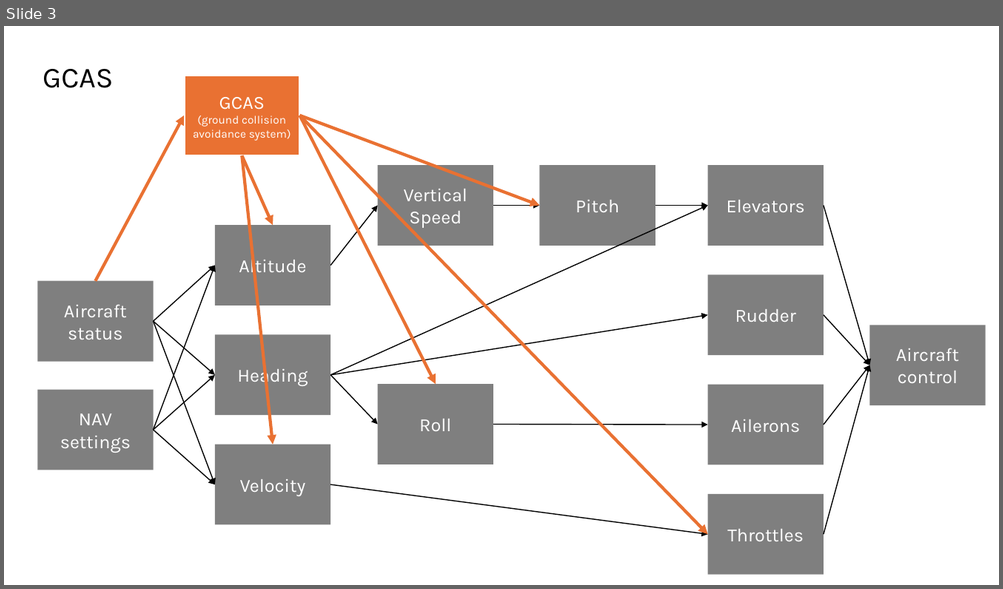
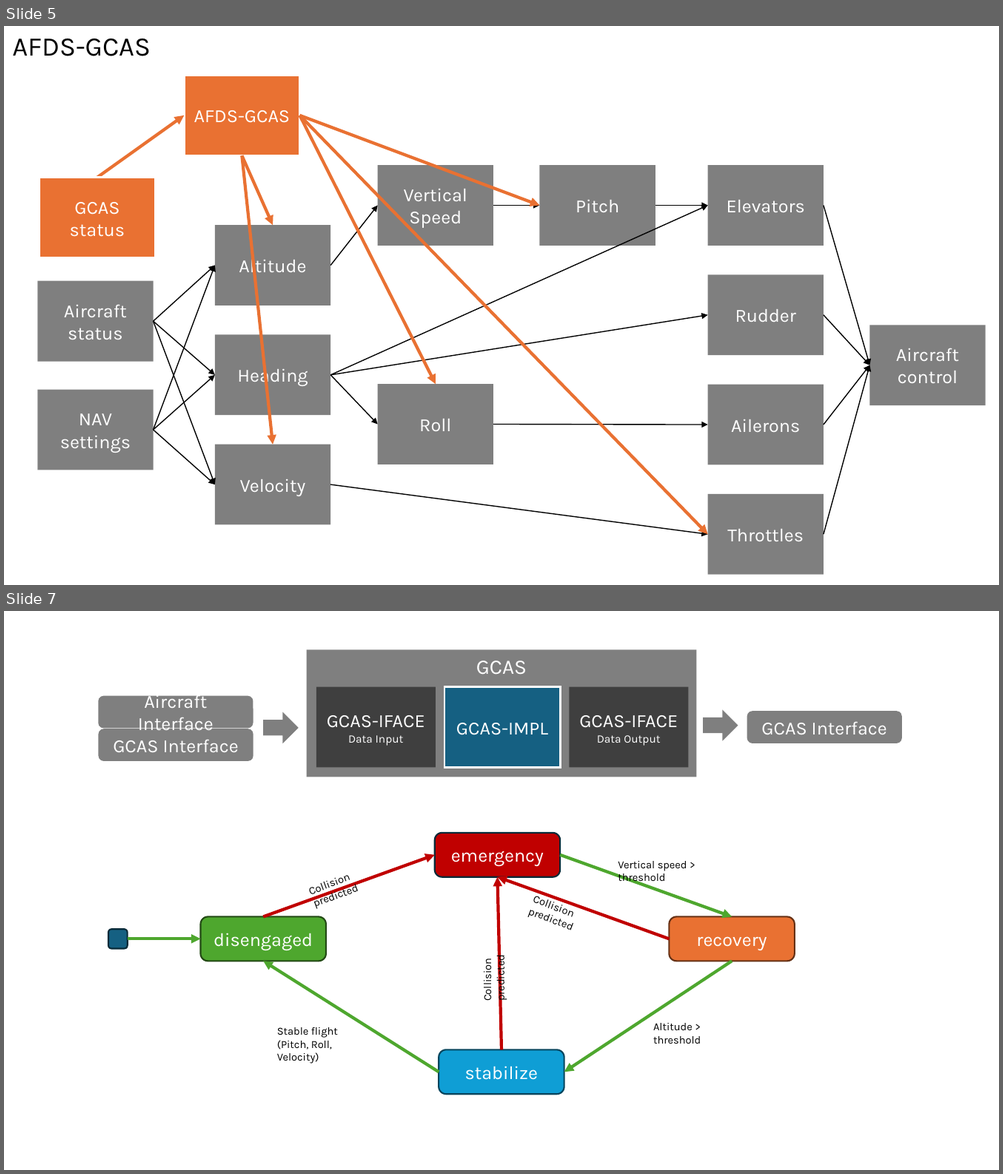
Before and after one commit to toastfr35/Autopilot, a slide deck: Documentation/application.pptx. Shown one above the other, each under a label of ours: slide 3 before the commit, slides 5 and 7 after it; the slides between them are not shown. The pictures are 1003x589 and 1003x1174 pixels, drawn with LibreOffice and Linux fonts; fonts in the diff are those of the drawing. Boxes give left, top, right and bottom in pixels: in the first picture for what was removed or moved away, otherwise in the second. Text is boxed around its words. In the diff, an @@ line names an element or a change of style, - is before the commit and + after.

```diff
--- a/Documentation/application.pptx
+++ b/Documentation/application.pptx
@@ slide 7 added at [4,611,999,1170], background #FFFFFF @@
@@ rectangle added at [306,649,696,777], fill #000000 at 50% opacity, 20 pt, text #FFFFFF @@
+GCAS
@@ rounded rectangle added at [98,696,253,728], fill #000000 at 50% opacity, 18 pt, text #FFFFFF @@
+Aircraft Interface
@@ rectangle added at [316,687,435,768], fill #000000 at 50% opacity, 18 pt, text #FFFFFF @@
+GCAS-IFACE
+Data Input
@@ rectangle added at [444,687,560,768], fill #156082, outline #FFFFFF 2 pt, 18 pt, text #FFFFFF @@
+GCAS-IMPL
@@ rectangle added at [569,687,688,768], fill #000000 at 50% opacity, 18 pt, text #FFFFFF @@
+GCAS-IFACE
+Data Output
@@ right arrow added at [263,712,298,743], fill #000000 at 50% opacity @@
@@ right arrow added at [703,709,738,741], fill #000000 at 50% opacity @@
@@ rounded rectangle added at [747,711,902,743], fill #000000 at 50% opacity, 18 pt, text #FFFFFF @@
+GCAS Interface
@@ rounded rectangle added at [98,729,253,761], fill #000000 at 50% opacity, 18 pt, text #FFFFFF @@
+GCAS Interface
@@ rounded rectangle added at [435,832,560,877], fill #C00000, outline #092A39 1.5 pt, 18 pt, text #FFFFFF @@
+emergency
@@ text added at [299,848,404,904], 10.5 pt, text #000000 @@
+Collision predicted
@@ arrow added from (263, 917) to (435, 855), #C00000 3 pt @@
@@ arrow added from (560, 855) to (731, 917), #4EA72E 3 pt @@
@@ text added at [617,861,687,885], 10.5 pt, text #000000 @@
+Vertical speed > threshold
@@ arrow added from (669, 940) to (497, 877), #C00000 3 pt @@
@@ arrow added from (502, 1051) to (497, 877), #C00000 3 pt @@
@@ text added at [523,886,628,943], 10.5 pt, text #000000 @@
+Collision predicted
@@ rounded rectangle added at [200,917,326,961], fill #4EA72E, outline #224914 1.5 pt, 18 pt, text #FFFFFF @@
+disengaged
@@ rounded rectangle added at [669,917,794,961], fill #E97132, outline #663216 1.5 pt, 18 pt, text #FFFFFF @@
+recovery
@@ rounded rectangle added at [108,930,128,949], fill #156082, outline #092A39 1.5 pt @@
@@ arrow added from (127, 940) to (200, 940), #4EA72E 3 pt @@
@@ arrow added from (439, 1072) to (263, 962), #4EA72E 3 pt @@
@@ text added at [480,959,507,1001], 10.5 pt, text #000000 @@
+Collision predicted
@@ arrow added from (731, 962) to (564, 1072), #4EA72E 3 pt @@
@@ text added at [277,1028,338,1064], 10.5 pt, text #000000 @@
+Stable flight
+(Pitch, Roll, Velocity)
@@ text added at [653,1023,700,1044], 10.5 pt, text #000000 @@
+Altitude > threshold
@@ rounded rectangle added at [439,1051,564,1094], fill #0F9ED5, outline #07455D 1.5 pt, 18 pt, text #FFFFFF @@
+stabilize
@@ what was slide 3 is now slide 5 @@
@@ slide 5 changed as well @@
@@ text at [12,39,151,56]: text changed; size 28 to 25.9 pt @@
-GCAS
+AFDS-GCAS
@@ text in rectangle at [194,110,290,123]: text changed; size 11 to 18 pt @@
-GCAS
-(ground collision avoidance system)
+AFDS-GCAS
@@ arrow moved from (95, 281) - (184, 116) to (97, 178) - (184, 116) @@
@@ rectangle added at [39,178,155,258], fill #E97132, outline #FFFFFF 2 pt, 18 pt, text #FFFFFF @@
+GCAS
+status
```
Also in this commit, not shown: 2 other slides changed, 3 other slides added, 1 other file.
